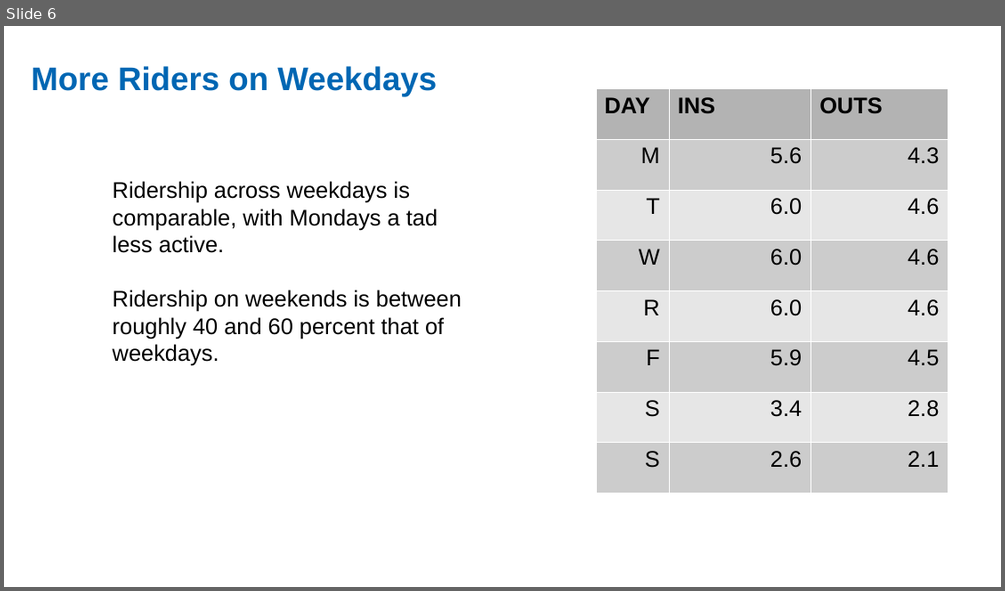
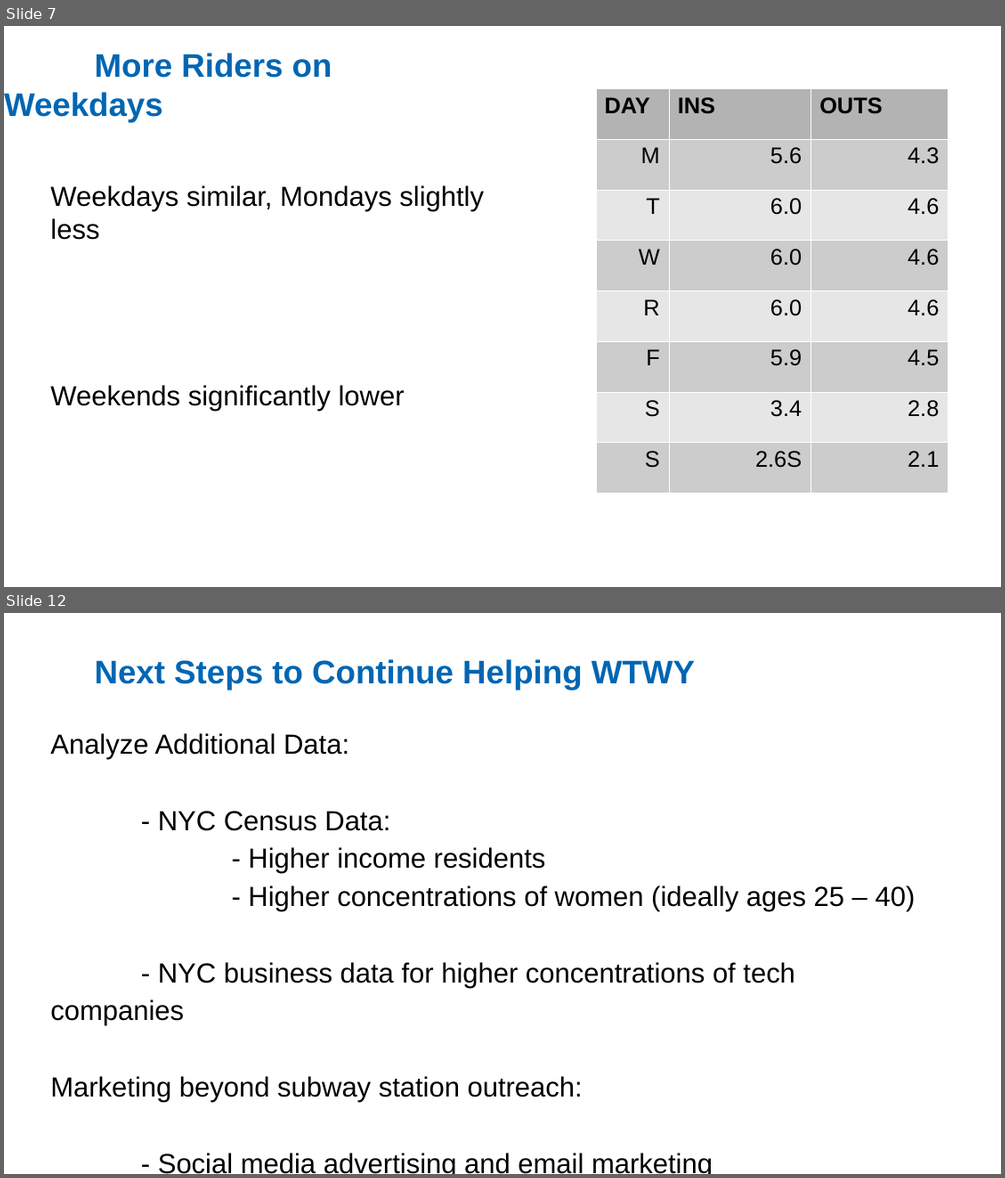
Before and after one commit to ekand/mtacular, a slide deck: reports/MTA_Data_PP_etd.odp. Shown one above the other, each under a label of ours: slide 6 before the commit, slides 7 and 12 after it; the slides between them are not shown. The pictures are 1005x591 and 1005x1178 pixels, drawn with LibreOffice and Linux fonts; fonts in the diff are those of the drawing. Boxes give left, top, right and bottom in pixels: in the first picture for what was removed or moved away, otherwise in the second. Text is boxed around its words. In the diff, an @@ line names an element or a change of style, - is before the commit and + after.

```diff
--- a/reports/MTA_Data_PP_etd.odp
+++ b/reports/MTA_Data_PP_etd.odp
@@ slide 12 added at <box>4,613,1001,1174</box>, background #FFFFFF @@
@@ title added at <box>95,659,695,690</box>, 26 pt, text #0066B3, bold @@
+Next Steps to Continue Helping WTWY
@@ text added at <box>50,733,915,1174</box>, 22 pt, text #000000 @@
+Analyze Additional Data:
+- NYC Census Data:
+- Higher income residents
+- Higher concentrations of women (ideally ages 25 – 40)
+- NYC business data for higher concentrations of tech companies
+Marketing beyond subway station outreach:
+- Social media advertising and email marketing
@@ what was slide 6 is now slide 7 @@
@@ slide 7 changed as well @@
@@ title "More Riders on Weekdays": place and size @@
-title "More Riders on Weekdays" at <box>31,66,437,96</box>
+title "More Riders on Weekdays" at <box>4,53,332,122</box>
@@ title "More Riders on Weekdays" at <box>4,53,332,122</box>: vertical alignment top to middle @@
@@ table at <box>596,88,948,492</box> @@
-row 8, column 2: 2.6
+row 8, column 2: 2.6S
@@ text added at <box>50,185,484,410</box>, 22 pt, text #000000 @@
+Weekdays similar, Mondays slightly less
+Weekends significantly lower
@@ text removed at <box>113,181,461,366</box> @@
-Ridership across weekdays is comparable, with Mondays a tad less active.
-Ridership on weekends is between roughly 40 and 60 percent that of weekdays.
```
Also in this commit, not shown: 4 other slides changed, 8 other slides added, 5 slides removed.
